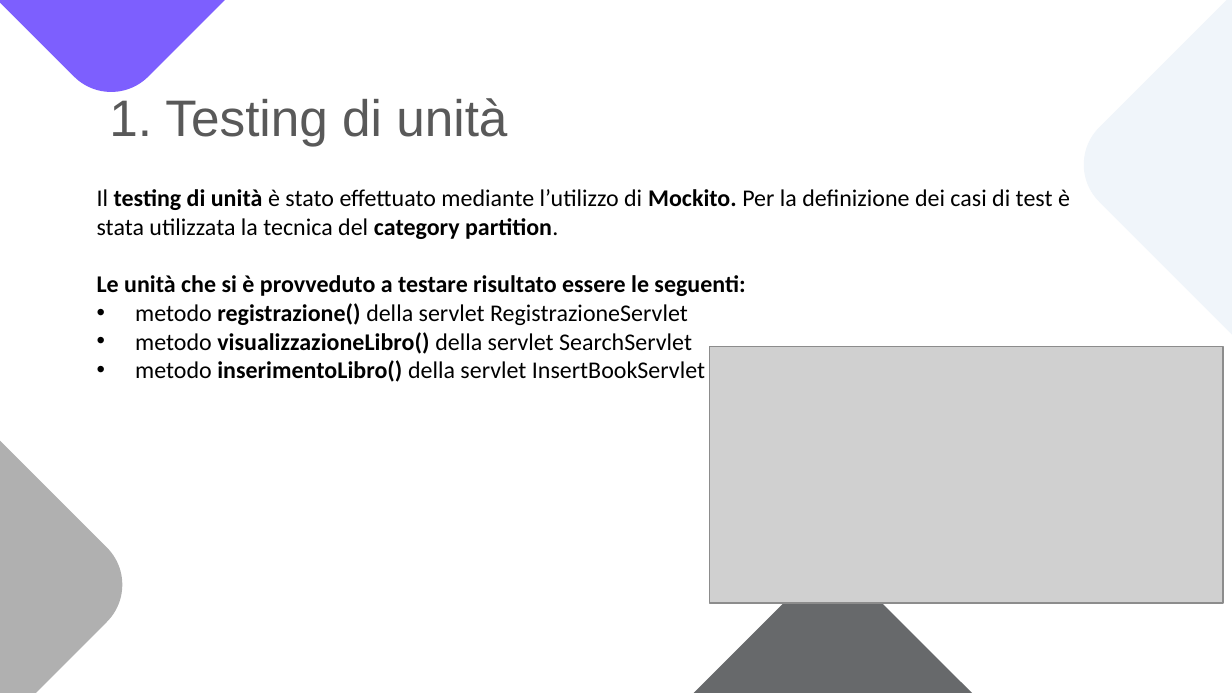
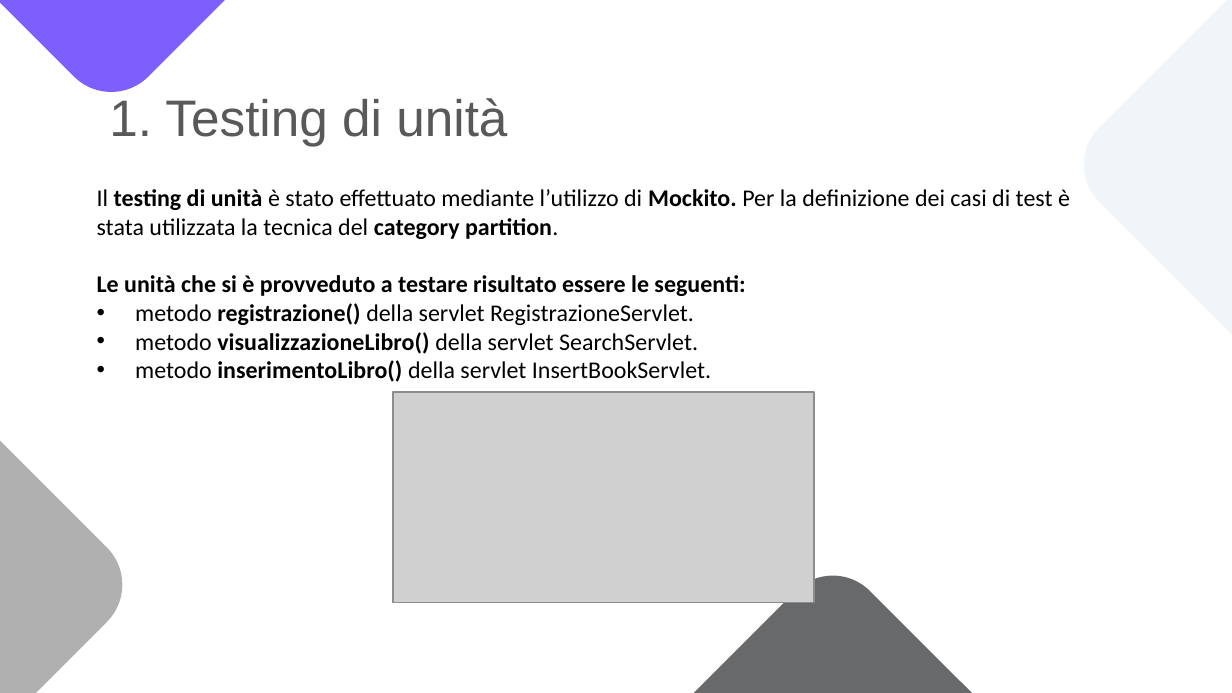
Before and after one commit to notjuary/Bookster_Classe03, a slide deck: slide 121 of DOC/Presentazione.pptx (slide 114 before the commit). Drawn at 1232x693 pixels with LibreOffice and Linux fonts; fonts in the diff are those of the drawing; grey boxes stand for pictures. Boxes give left, top, right and bottom in pixels: in the first picture for what was removed or moved away, otherwise in the second. Text is boxed around its words. In the diff, an @@ line names an element or a change of style, - is before the commit and + after.

```diff
--- a/DOC/Presentazione.pptx
+++ b/DOC/Presentazione.pptx
@@ text at (135, 303, 711, 382): text changed @@
-• metodo registrazione() della servlet RegistrazioneServlet
-• metodo visualizzazioneLibro() della servlet SearchServlet
-• metodo inserimentoLibro() della servlet InsertBookServlet
+• metodo registrazione() della servlet RegistrazioneServlet.
+• metodo visualizzazioneLibro() della servlet SearchServlet.
+• metodo inserimentoLibro() della servlet InsertBookServlet.
@@ picture: place and size @@
-picture at (710, 346, 1223, 602)
+picture at (393, 392, 814, 602)
```
Also in this commit, not shown: 17 other slides changed, 14 slides added, 3 slides removed.
